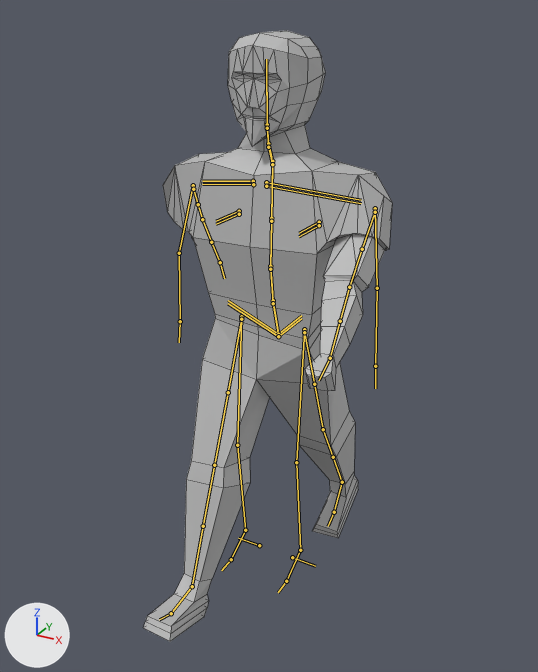
The Blender file ANIMATIONS/walking.blend, before and after one commit.
Rendered twice from a 50 mm camera at (1.098, -2.008, 1.963) aimed at (0.008, -0.027, 0.972). Arrows for +X, +Y and +Z are at lower left; the lights stay in place. Both versions are drawn at frame 21 of the action 'rigAction'; the numbers are the values there. The bones that bend it are drawn over the model as lines. Mesh edges are drawn as thin lines.
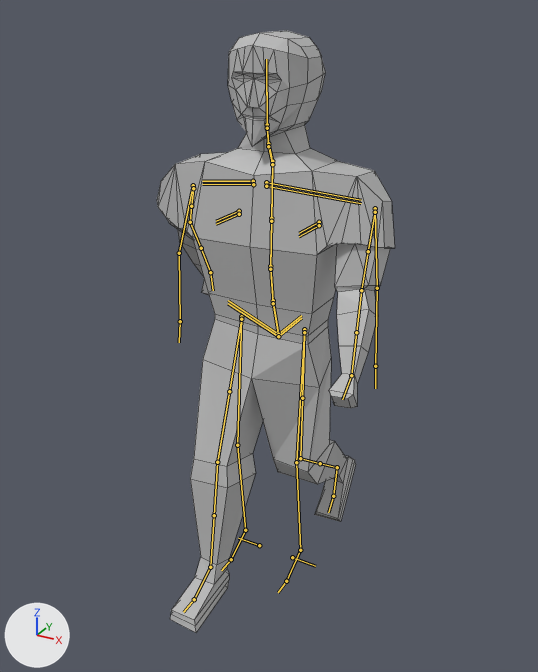
The change, as a list of edits to the scene's bpy script:
```text
Change bone_shin_tweak_r:
    where bone_shin_tweak_r = bpy.data.objects['rig'].pose.bones['shin_tweak.R']  # child of 'MCH-shin_tweak.R'
    bone_shin_tweak_r.location: (0.0, 0.0, 0.0) -> (0.0, 0.008, -0.034)
Change bone_forearm_tweak_r:
    where bone_forearm_tweak_r = bpy.data.objects['rig'].pose.bones['forearm_tweak.R']  # child of 'MCH-forearm_tweak.R'
    bone_forearm_tweak_r.location: (-0.013, 0.024, 0.103) -> (-0.003, 0.011, 0.103)
Change bone_hand_ik_l:
    where bone_hand_ik_l = bpy.data.objects['rig'].pose.bones['hand_ik.L']  # child of 'MCH-hand_ik.parent.L'
    bone_hand_ik_l.location: (0.0, -0.356, 0.176) -> (0.0, -0.199, 0.055)
    bone_hand_ik_l.rotation_quaternion: (0.827, -0.414, -0.023, 0.38) -> (0.875, -0.356, -0.02, 0.328)  # degrees (-47, 16, 42) -> degrees (-41, 11, 37)
Change bone_hand_ik_r:
    where bone_hand_ik_r = bpy.data.objects['rig'].pose.bones['hand_ik.R']  # child of 'MCH-hand_ik.parent.R'
    bone_hand_ik_r.location: (0.0, 0.277, 0.141) -> (0.0, 0.209, 0.123)
    bone_hand_ik_r.rotation_quaternion: (0.967, 0.125, -0.01, 0.221) -> (0.987, 0.079, -0.007, 0.14)  # degrees (14, -4, 25) -> degrees (9, -2, 16)
Change bone_foot_ik_l:
    where bone_foot_ik_l = bpy.data.objects['rig'].pose.bones['foot_ik.L']  # child of 'MCH-foot_ik.parent.L'
    bone_foot_ik_l.location: (0.0, 0.382, 0.073) -> (0.0, 0.318, 0.18)
    bone_foot_ik_l.rotation_quaternion: (0.974, 0.226, 0.0, 0.0) -> (0.906, 0.423, 0.0, 0.0)  # degrees (26, 0, 0) -> degrees (50, 0, 0)
Change bone_foot_ik_r:
    where bone_foot_ik_r = bpy.data.objects['rig'].pose.bones['foot_ik.R']  # child of 'MCH-foot_ik.parent.R'
    bone_foot_ik_r.location: (0.0, -0.368, 0.011) -> (0.0, -0.249, 0.008)
    bone_foot_ik_r.rotation_quaternion: (0.98, -0.197, 0.0, 0.0) -> (1.0, 0.002, 0.0, 0.0)  # degrees (-23, 0, 0) -> degrees (0, 0, 0)
```

Boxes (x1, y1, x2, y2) around the edits, measured in the pictures (538 x 672 px):
'Cube', posed: before (143, 30, 392, 642); after (157, 30, 395, 633)
